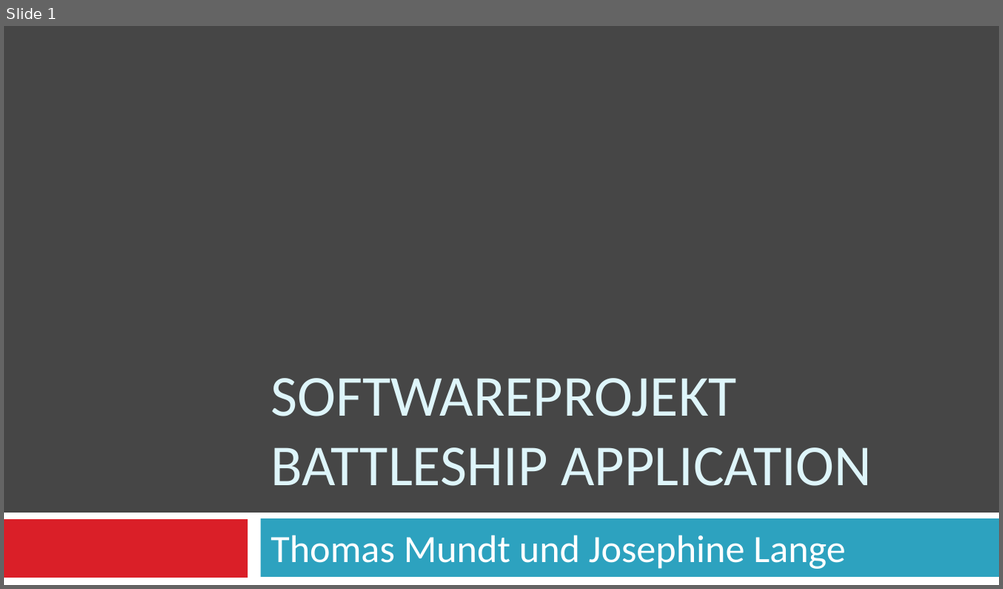
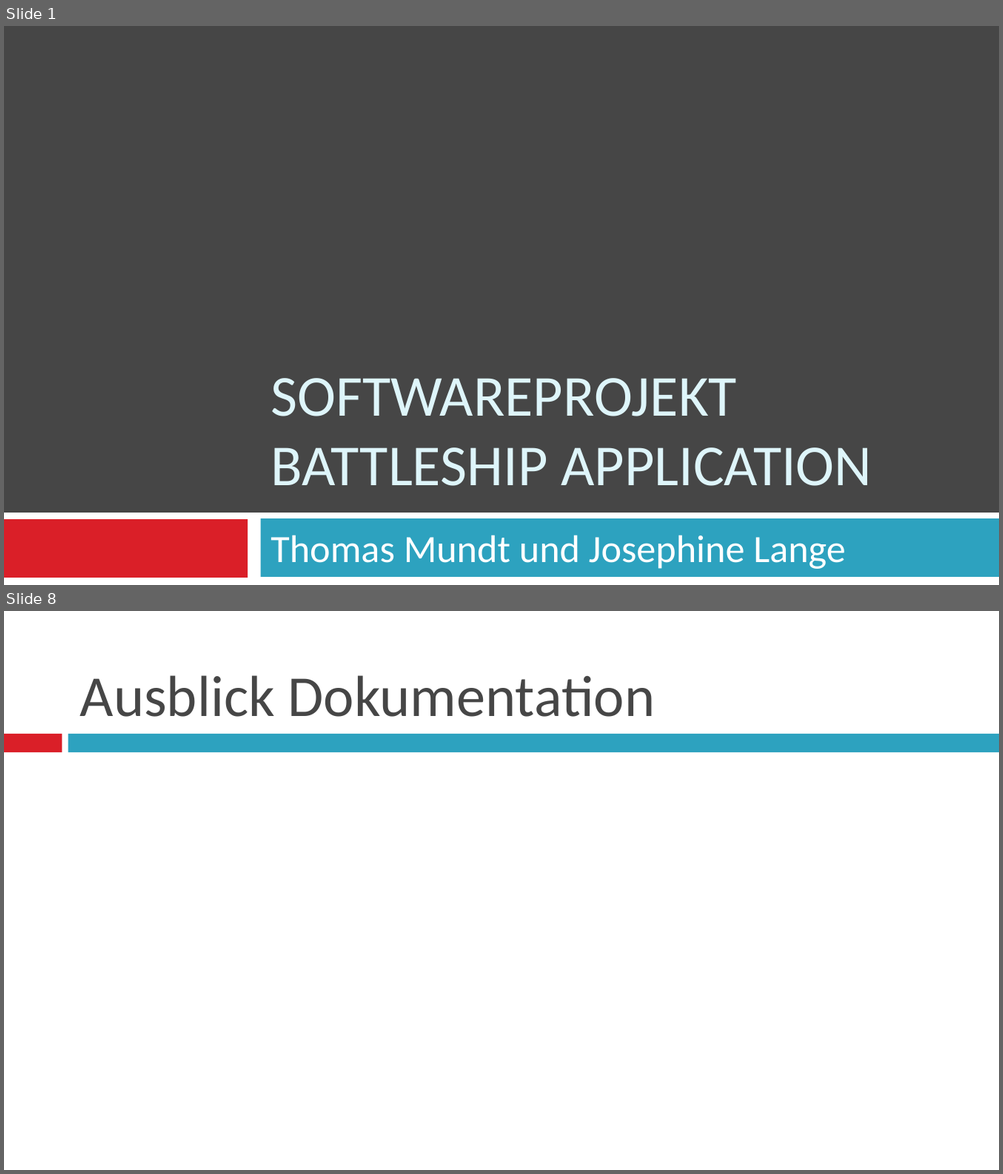
Before and after one commit to tmundt/battleship-app, a slide deck: battleship-android/Softwareprojekt_präsi.pptx. Shown one above the other, each under a label of ours: slide 1 before the commit, slides 1 and 8 after it; the slides between them are not shown. The pictures are 1003x589 and 1003x1174 pixels, drawn with LibreOffice and Linux fonts; fonts in the diff are those of the drawing. Boxes give left, top, right and bottom in pixels: in the first picture for what was removed or moved away, otherwise in the second. Text is boxed around its words. In the diff, an @@ line names an element or a change of style, - is before the commit and + after.

```diff
--- a/battleship-android/Softwareprojekt_präsi.pptx
+++ b/battleship-android/Softwareprojekt_präsi.pptx
@@ slide 8 added at (4, 611, 999, 1170), background #FFFFFF @@
@@ title added at (80, 675, 654, 717), 42 pt, text #464646 @@
+Ausblick Dokumentation
@@ rectangle added at (4, 735, 62, 753), fill #DA1F28 @@
@@ rectangle added at (68, 735, 999, 753), fill #2DA2BF @@
```
Also in this commit, not shown: 1 slide changed, 5 other slides added, 4 slides removed, 2 other files.
